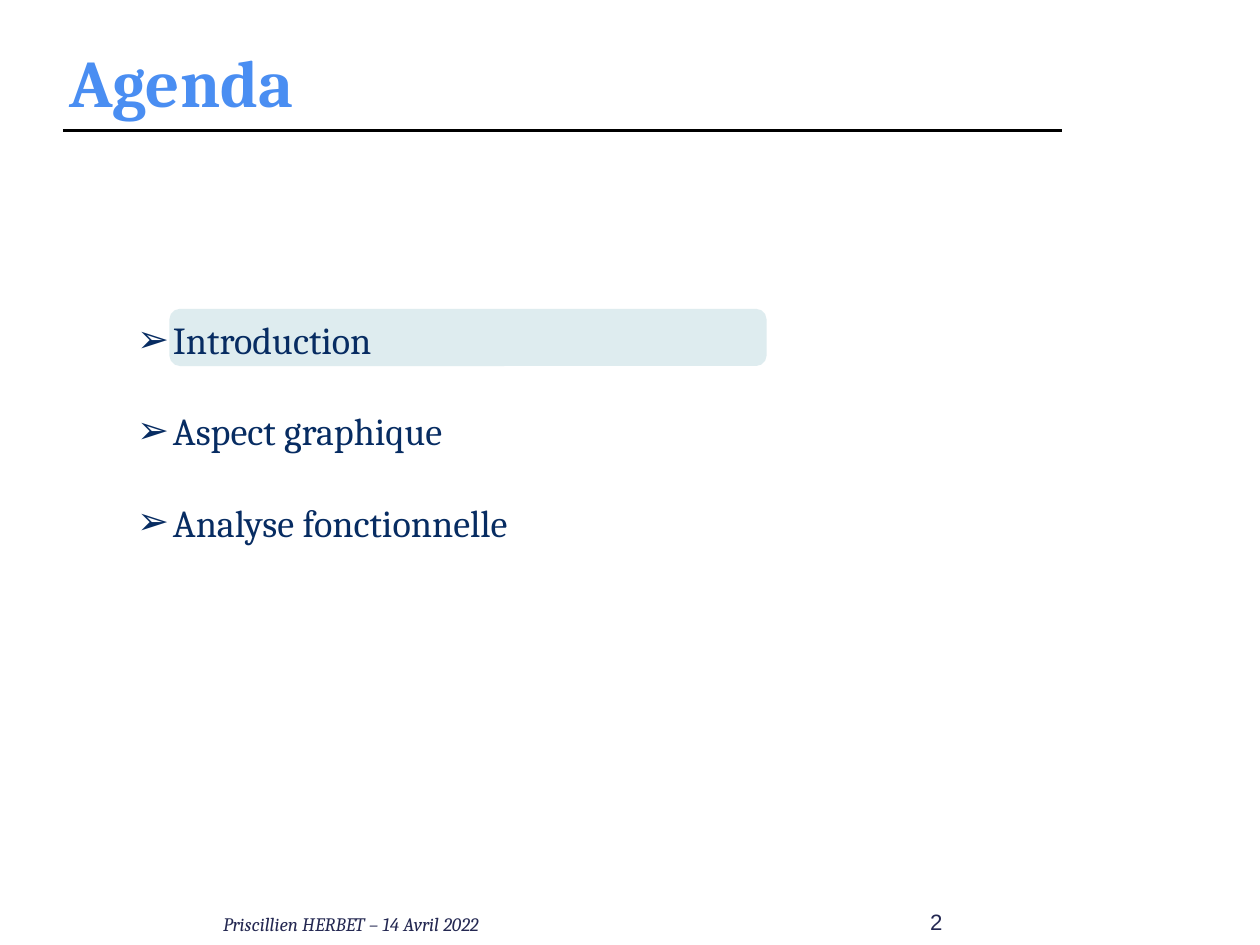
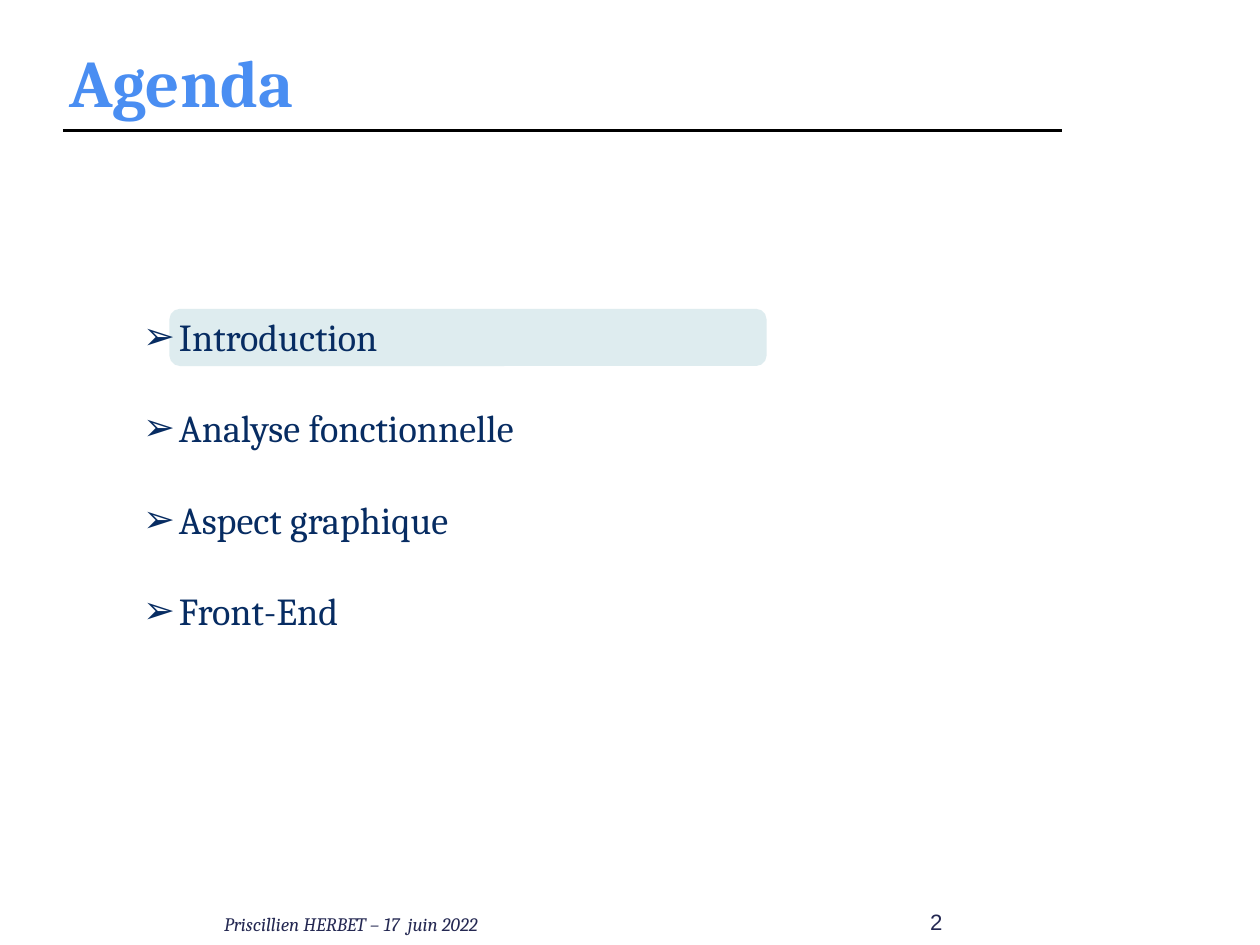
Before and after one commit to PHerbet/Realisation_fil_rouge, a slide deck: slide 2 of Realisation_4_Conception-MCD-MLD-SQL/presentation_oral_Priscillien_Herbet.pptx. Drawn at 1260x945 pixels with LibreOffice and Linux fonts; fonts in the diff are those of the drawing; background and template pictures are left out. Boxes give left, top, right and bottom in pixels: in the first picture for what was removed or moved away, otherwise in the second. Text is boxed around its words. In the diff, an @@ line names an element or a change of style, - is before the commit and + after.

Commit message:
update ppt and front

```diff
--- a/Realisation_4_Conception-MCD-MLD-SQL/presentation_oral_Priscillien_Herbet.pptx
+++ b/Realisation_4_Conception-MCD-MLD-SQL/presentation_oral_Priscillien_Herbet.pptx
@@ text at (179, 415, 514, 451): paragraph added @@
+➢ Analyse fonctionnelle
@@ text at (179, 598, 338, 626): text changed @@
-➢ Analyse fonctionnelle
+➢ Front-End
@@ text at (224, 917, 478, 935): text changed @@
-Priscillien HERBET – 14 Avril 2022
+Priscillien HERBET – 17 juin 2022
```
Also in this commit, not shown: 19 other slides changed, 9 slides added, 18 other files.
